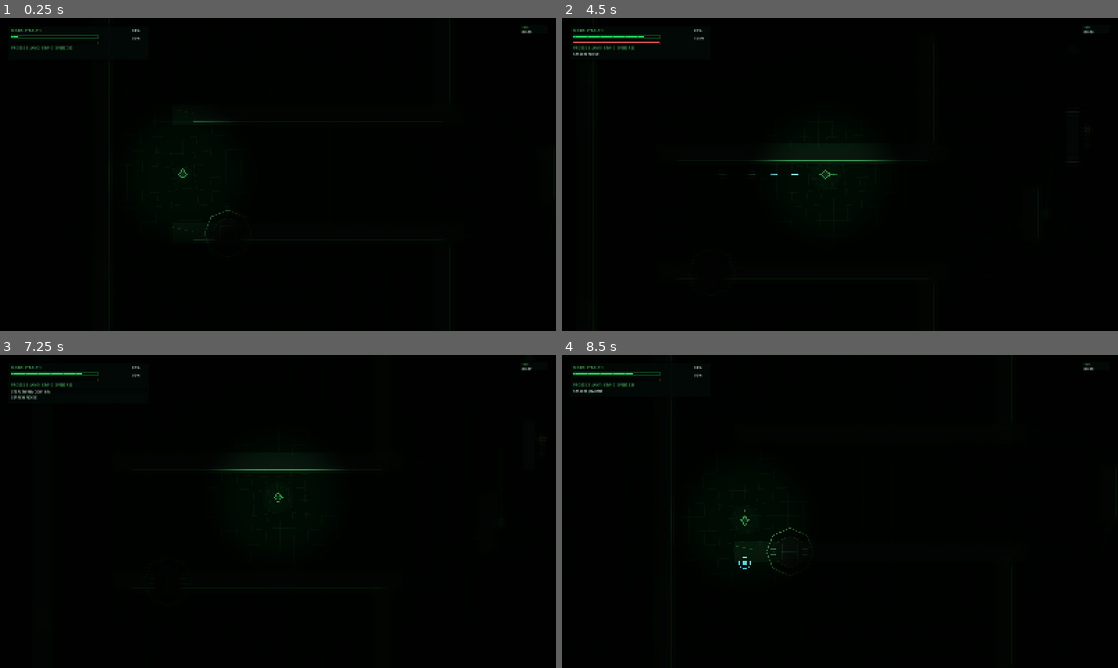
Above: before the commit, frames 1-4 (two rows, left to right).
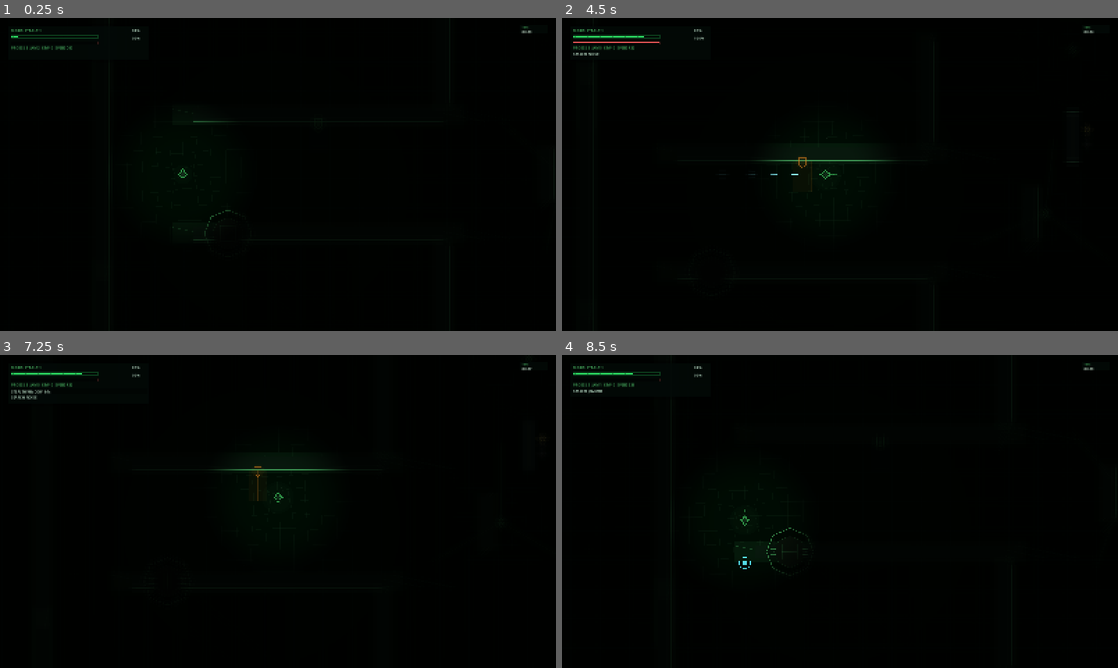
Above: after the commit, the same moments.

Repository: weeksdev/signal_dark
Game: Godot game, scene res://src/world/World04.tscn
Two runs of this game, one before a commit and one after it. Both use one fixed random seed, a clock stepped at 60 frames per second and the inputs below. This scene is started directly instead of the project's main scene. Sound files missing from this copy of the repository are replaced by a short silence.
Inputs (mouse positions are in pixels of both pictures, inside the frame that each line leads up to):
- Up to frame 1 (0.25 s): no input
- Up to frame 2 (4.5 s): tap Enter at 0.5 s; move the mouse to (962, 158) at 0.52 s; hold D (move_right) 0.53-1.28 s; hold E (suppress) 0.53-1.28 s; tap C (emp) at 0.6, 1.55, 2.85 s; move the mouse to (728, 190) at 1.27 s; hold S (move_down) 1.28-2.03 s; tap E (suppress) at 1.35, 2.3, 3.8 s; move the mouse to (895, 105) at 2.02 s; hold D (move_right) 2.03-2.78 s; hold Space (boost) 2.03-2.78 s; move the mouse to (812, 237) at 2.77 s; hold W (move_up) 2.78-3.53 s; move the mouse to (1006, 221) at 3.52 s; press the mouse at (1006, 221) at 3.53 s; hold A (move_left) from 3.53 s (still down); move the mouse to (673, 127) at 4.27 s; release the mouse at (673, 127) at 4.28 s; tap F (hack) at 4.35 s
- Up to frame 3 (7.25 s): tap C (emp) at 4.55, 6.05 s; move the mouse to (305, 511) at 5.02 s; release A (move_left) at 5.03 s; hold S (move_down) 5.03-5.78 s; hold E (suppress) 5.03-5.78 s; tap J (hack_a) at 5.1 s; move the mouse to (194, 433) at 5.77 s; hold D (move_right) 5.78-6.53 s; tap K (hack_b) at 5.85 s; move the mouse to (400, 495) at 6.52 s; hold W (move_up) from 6.53 s (still down); hold E (suppress) from 6.53 s (still down); tap U (hack_x) at 6.6 s
- Up to frame 4 (8.5 s): tap R (restart) at 7.25, 8 s; move the mouse to (728, 527) at 7.27 s; release W (move_up) at 7.28 s; release E (suppress) at 7.28 s; hold D (move_right) 7.28-8.03 s; tap I (hack_y) at 7.35 s; tap C (emp) at 7.55 s; move the mouse to (895, 442) at 8.02 s; hold S (move_down) from 8.03 s (still down); hold Q (probe) from 8.03 s (still down); tap E (suppress) at 8.3 s

The runs differ from the first frame. In frame 2, less than 0.1% of the frame differs, in the area x 42-45%, y 44-56%; in frame 3, less than 0.1%; in frame 4, less than 0.1%.

Commit message:
Add wall sensor anti-wall-hug enemies

Diff:
--- a/src/arcade/EncounterPlacer.gd
+++ b/src/arcade/EncounterPlacer.gd
@@ -10,6 +10,7 @@
 const WISP_SCENE        := preload("res://src/enemies/Wisp.tscn")
 const PRISM_SCENE       := preload("res://src/enemies/Prism.tscn")
 const WARPMINE_SCENE    := preload("res://src/enemies/WarpMine.tscn")
+const WALL_SENSOR_SCENE := preload("res://src/enemies/WallSensor.tscn")
 const DARK_POCKET_SCENE := preload("res://src/terrain/DarkPocket.tscn")
 const GATELOCK_SCENE    := preload("res://src/terrain/GateLock.tscn")
 
@@ -79,6 +80,7 @@
 
 		var pocket_positions := _place_dark_pockets(world, rect, node, doorways, first_combat_room, floor_index, rng)
 		_place_enemies(world, rect, node, types, template, doorways, pocket_positions, rng)
+		_place_wall_sensors(world, rect, node, doorways, pocket_positions, rng)
 		first_combat_room = false
 
 	_place_gatelocks(world, graph, node_rects, node_cells, floor_index, rng)
@@ -367,6 +369,46 @@
 	var enemy: Node2D = scene.instantiate()
 	enemy.position = pos
 	world.register_spawned_enemy(enemy)
+
+
+func _spawn_wall_sensor(world: Node2D, pos: Vector2, facing_rotation: float) -> void:
+	var sensor: Node2D = WALL_SENSOR_SCENE.instantiate()
+	sensor.position = pos
+	sensor.rotation = facing_rotation
+	world.register_spawned_enemy(sensor)
+
+
+func _place_wall_sensors(world: Node2D, rect: Rect2, node, doorways: Array, blocked_positions: Array, rng) -> void:
+	var chance := 0
+	match node.type:
+		ZoneGraph.NodeType.CORRIDOR:
+			chance = 58
+		ZoneGraph.NodeType.SETPIECE_ROOM:
+			chance = 62
+		ZoneGraph.NodeType.BRANCH_ROOM:
+			chance = 34
+		_:
+			chance = 42
+	match ArcadeState.difficulty:
+		ArcadeState.Difficulty.EASY:
+			chance = maxi(chance - 18, 8)
+		ArcadeState.Difficulty.HARDCORE:
+			chance = mini(chance + 18, 90)
+	if rng.randi() % 100 >= chance:
+		return
+	var count := 1
+	if ArcadeState.difficulty == ArcadeState.Difficulty.HARDCORE and node.type != ZoneGraph.NodeType.BRANCH_ROOM and rng.randi() % 100 < 35:
+		count = 2
+	var candidates := _wall_sensor_candidates(rect, node, doorways, blocked_positions)
+	if candidates.is_empty():
+		return
+	for _i in range(count):
+		if candidates.is_empty():
+			break
+		var pick_index: int = rng.randi() % candidates.size()
+		var data: Dictionary = candidates[pick_index]
+		candidates.remove_at(pick_index)
+		_spawn_wall_sensor(world, data["position"], data["rotation"])
 
 
 func _spawn_sweeper(world: Node2D, pos: Vector2, room_rect: Rect2, node, doorways: Array) -> void:
@@ -532,6 +574,50 @@
 	if choke_indices.is_empty():
 		choke_indices = [0, 4]
 	return _finalize_wisp_layout(points, choke_indices, int(choke_indices[0]), posmod(int(choke_indices[0]) + 4, points.size()))
+
+
+func _wall_sensor_candidates(rect: Rect2, node, doorways: Array, blocked_positions: Array) -> Array:
+	var inner := rect.grow(-26.0)
+	var candidates: Array = []
+	var fractions: Array = [0.34, 0.66]
+	var horizontal_corridor: bool = node.type == ZoneGraph.NodeType.CORRIDOR and _corridor_is_horizontal(doorways, inner)
+	var allowed_sides: Array = []
+	if node.type == ZoneGraph.NodeType.CORRIDOR:
+		allowed_sides = ["top", "bottom"] if horizontal_corridor else ["left", "right"]
+	else:
+		allowed_sides = ["left", "top", "right", "bottom"]
+	for side in allowed_sides:
+		for fraction in fractions:
+			var candidate := _wall_sensor_candidate_for_side(inner, side, float(fraction))
+			if not _wall_sensor_candidate_clear(candidate["position"], side, rect, doorways, blocked_positions):
+				continue
+			candidates.append(candidate)
+	return candidates
+
+
+func _wall_sensor_candidate_for_side(inner: Rect2, side: String, fraction: float) -> Dictionary:
+	match side:
+		"left":
+			return {"position": Vector2(inner.position.x + 10.0, lerpf(inner.position.y + 32.0, inner.end.y - 32.0, fraction)), "rotation": 0.0}
+		"right":
+			return {"position": Vector2(inner.end.x - 10.0, lerpf(inner.position.y + 32.0, inner.end.y - 32.0, fraction)), "rotation": PI}
+		"top":
+			return {"position": Vector2(lerpf(inner.position.x + 32.0, inner.end.x - 32.0, fraction), inner.position.y + 10.0), "rotation": PI * 0.5}
+		_:
+			return {"position": Vector2(lerpf(inner.position.x + 32.0, inner.end.x - 32.0, fraction), inner.end.y - 10.0), "rotation": -PI * 0.5}
+
+
+func _wall_sensor_candidate_clear(pos: Vector2, side: String, rect: Rect2, doorways: Array, blocked_positions: Array) -> bool:
+	for doorway in doorways:
+		var point: Vector2 = doorway
+		if _nearest_rect_side(point, rect) != side:
+			continue
+		if pos.distance_to(point) < DOORWAY_CLEAR * 0.78:
+			return false
+	for blocked in blocked_positions:
+		if pos.distance_to(blocked) < POCKET_ENEMY_CLEAR:
+			return false
+	return true
 
 func _build_wisp_patrol_layout(inner: Rect2, center: Vector2, doorways: Array, node_type: int) -> Dictionary:
 	match node_type:
--- /dev/null
+++ b/src/enemies/WallSensor.gd
@@ -0,0 +1,131 @@
+extends "res://src/enemies/BaseEnemy.gd"
+
+const EXPLOSION_SCENE := preload("res://src/fx/ExplosionBurst.tscn")
+
+@export var signature_color := Color("ffd95a")
+@export var sensor_depth: float = 86.0
+@export var sensor_width: float = 54.0
+@export var immediate_alert_depth: float = 16.0
+@export var suppress_range: float = 0.0
+
+const SUSPICION_DECAY := 0.58
+const ALERT_HOLD_SECONDS := 2.35
+
+
+func _ready() -> void:
+	super._ready()
+	facing_vector = Vector2.RIGHT.rotated(rotation).normalized()
+
+
+func _physics_process(delta: float) -> void:
+	if not is_alive:
+		return
+	if tick_emp_disabled(delta):
+		queue_redraw()
+		return
+	if tick_support_state(delta):
+		queue_redraw()
+		return
+	tick_alert_state(delta, SUSPICION_DECAY)
+	if combat_active:
+		queue_redraw()
+		return
+	_check_detection()
+	queue_redraw()
+
+
+func activate_for_combat(target_ship: Node2D) -> void:
+	super.activate_for_combat(target_ship)
+
+
+func deactivate_to_stealth() -> void:
+	combat_active = false
+	ship = null
+	clear_alert_state()
+
+
+func can_be_suppressed_by(_ship_node: Node2D) -> bool:
+	return false
+
+
+func take_damage(silent: bool, _hit_origin: Vector2 = Vector2.ZERO) -> void:
+	if not is_alive:
+		return
+	is_alive = false
+	_spawn_burst(silent)
+	killed.emit(self, silent)
+	queue_free()
+
+
+func _check_detection() -> void:
+	var player := get_tree().get_first_node_in_group("player_ship")
+	if player == null:
+		return
+	if player.in_dark_pocket:
+		_suspicion = 0.0
+		return
+	if should_suppress_detection_of(player):
+		_suspicion = 0.0
+		return
+	if world_is_point_jammed(global_position) or world_is_point_jammed(player.global_position):
+		_suspicion = 0.0
+		return
+
+	var local_player := to_local(player.global_position)
+	var half_width := sensor_width * 0.5
+	if local_player.x < 0.0 or local_player.x > sensor_depth:
+		return
+	if absf(local_player.y) > half_width:
+		return
+	if is_world_line_blocked(global_position, player.global_position, [get_rid()]):
+		return
+
+	var normalized_depth := 1.0 - (local_player.x / maxf(sensor_depth, 1.0))
+	var local_velocity: Vector2 = player.velocity.rotated(-rotation)
+	var parallel_speed := clampf(absf(local_velocity.y) / maxf(player.max_speed, 1.0), 0.0, 1.0)
+	var risk: float = normalized_depth * (0.18 + parallel_speed * 0.82 + player.get_effective_emission() * 2.0)
+	if player.dark_mode:
+		risk *= 0.7
+	if world_is_search_active():
+		risk *= 1.08
+
+	if local_player.x <= immediate_alert_depth and risk > 0.18:
+		_begin_alert()
+		return
+	if add_suspicion(risk * 0.016):
+		_begin_alert()
+
+
+func _begin_alert() -> void:
+	begin_alert_state(ALERT_HOLD_SECONDS)
+
+
+func _update_palette() -> void:
+	body_polygon.color = enemy_state_fill(signature_color, 0.06 if not AlertSystem.combat_mode else 0.12)
+	outline.default_color = enemy_state_outline()
+	outline.width = 2.1
+
+
+func _on_mode_changed(_in_combat: bool) -> void:
+	_update_palette()
+
+
+func _draw() -> void:
+	var c := outline.default_color
+	var field_alpha := 0.04 if not combat_active else 0.08
+	draw_rect(Rect2(0.0, -sensor_width * 0.5, sensor_depth, sensor_width), Color(c.r, c.g, c.b, field_alpha), true)
+	draw_line(Vector2.ZERO, Vector2(sensor_depth, 0.0), Color(c.r, c.g, c.b, 0.22), 1.6)
+	draw_line(Vector2(0.0, -sensor_width * 0.5), Vector2(sensor_depth, -sensor_width * 0.5), Color(c.r, c.g, c.b, 0.12), 1.0)
+	draw_line(Vector2(0.0, sensor_width * 0.5), Vector2(sensor_depth, sensor_width * 0.5), Color(c.r, c.g, c.b, 0.12), 1.0)
+	draw_circle(Vector2.ZERO, 18.0, Color(c.r, c.g, c.b, 0.05))
+	draw_alert_marker()
+	draw_suspicion_arc(24.0)
+	draw_emp_disabled_effect(28.0)
+
+
+func _spawn_burst(silent: bool) -> void:
+	var burst = EXPLOSION_SCENE.instantiate()
+	burst.global_position = global_position
+	burst.combat_mode = AlertSystem.combat_mode and not silent
+	burst.signature_color = signature_color
+	add_effect_to_world(burst)
--- /dev/null
+++ b/src/enemies/WallSensor.tscn
@@ -0,0 +1,22 @@
+[gd_scene load_steps=3 format=3]
+
+[ext_resource type="Script" path="res://src/enemies/WallSensor.gd" id="1"]
+
+[sub_resource type="CircleShape2D" id="1"]
+radius = 12.0
+
+[node name="WallSensor" type="CharacterBody2D"]
+collision_layer = 2
+collision_mask = 4
+script = ExtResource("1")
+
+[node name="CollisionShape2D" type="CollisionShape2D" parent="."]
+shape = SubResource("1")
+
+[node name="Body" type="Polygon2D" parent="."]
+polygon = PackedVector2Array(-12, -10, 10, -10, 16, 0, 10, 10, -12, 10)
+
+[node name="Outline" type="Line2D" parent="."]
+width = 2.0
+closed = true
+points = PackedVector2Array(-12, -10, 10, -10, 16, 0, 10, 10, -12, 10)
--- a/src/world/World.tscn
+++ b/src/world/World.tscn
@@ -18,6 +18,7 @@
 [ext_resource type="AudioStreamWAV" path="res://audio/download_search_red_file_sprint_alt.wav" id="16"]
 [ext_resource type="AudioStreamWAV" path="res://audio/download_search_red_file_sprint_alt.wav" id="17"]
 [ext_resource type="AudioStreamWAV" path="res://audio/download_combat_red_wire_chase.wav" id="18"]
+[ext_resource type="PackedScene" path="res://src/enemies/WallSensor.tscn" id="19"]
 
 [node name="World" type="Node2D"]
 script = ExtResource("1")
@@ -431,3 +432,11 @@
 grow_vertical = 2
 mouse_filter = 2
 script = ExtResource("15")
+
+[node name="WallSensorA" parent="." instance=ExtResource("19")]
+position = Vector2(800, 1074)
+rotation = 1.5708
+
+[node name="WallSensorB" parent="." instance=ExtResource("19")]
+position = Vector2(1200, 1772)
+rotation = -1.5708
--- a/src/world/World02.tscn
+++ b/src/world/World02.tscn
@@ -15,6 +15,7 @@
 [ext_resource type="PackedScene" path="res://src/world/ExitZone.tscn" id="13"]
 [ext_resource type="Script" path="res://src/ui/ZoneCompleteOverlay.gd" id="14"]
 [ext_resource type="Script" path="res://src/ui/GameOverOverlay.gd" id="15"]
+[ext_resource type="PackedScene" path="res://src/enemies/WallSensor.tscn" id="16"]
 
 [node name="World02" type="Node2D"]
 script = ExtResource("1")
@@ -449,3 +450,11 @@
 grow_vertical = 2
 mouse_filter = 2
 script = ExtResource("15")
+
+[node name="WallSensorA" parent="." instance=ExtResource("16")]
+position = Vector2(870, 1082)
+rotation = 1.5708
+
+[node name="WallSensorB" parent="." instance=ExtResource("16")]
+position = Vector2(2170, 1278)
+rotation = -1.5708
--- a/src/world/World03.tscn
+++ b/src/world/World03.tscn
@@ -16,6 +16,7 @@
 [ext_resource type="Script" path="res://src/ui/ZoneCompleteOverlay.gd" id="14"]
 [ext_resource type="Script" path="res://src/ui/GameOverOverlay.gd" id="15"]
 [ext_resource type="PackedScene" path="res://src/enemies/Prism.tscn" id="16"]
+[ext_resource type="PackedScene" path="res://src/enemies/WallSensor.tscn" id="17"]
 
 [node name="World03" type="Node2D"]
 script = ExtResource("1")
@@ -460,3 +461,11 @@
 grow_vertical = 2
 mouse_filter = 2
 script = ExtResource("15")
+
+[node name="WallSensorA" parent="." instance=ExtResource("17")]
+position = Vector2(1600, 1002)
+rotation = 1.5708
+
+[node name="WallSensorB" parent="." instance=ExtResource("17")]
+position = Vector2(1600, 1698)
+rotation = -1.5708
--- a/src/world/World04.tscn
+++ b/src/world/World04.tscn
@@ -18,6 +18,7 @@
 [ext_resource type="PackedScene" path="res://src/enemies/Prism.tscn" id="16"]
 [ext_resource type="PackedScene" path="res://src/terrain/GateLock.tscn" id="17"]
 [ext_resource type="PackedScene" path="res://src/enemies/WarpMine.tscn" id="18"]
+[ext_resource type="PackedScene" path="res://src/enemies/WallSensor.tscn" id="19"]
 
 [node name="World04" type="Node2D"]
 script = ExtResource("1")
@@ -366,3 +367,11 @@
 grow_vertical = 2
 mouse_filter = 2
 script = ExtResource("15")
+
+[node name="WallSensorA" parent="." instance=ExtResource("19")]
+position = Vector2(820, 1282)
+rotation = 1.5708
+
+[node name="WallSensorB" parent="." instance=ExtResource("19")]
+position = Vector2(1780, 782)
+rotation = 1.5708
Not shown: 1 places in src/world/World.tscn that only renumber resources
Not shown: 1 places in src/world/World02.tscn that only renumber resources
Not shown: 1 places in src/world/World03.tscn that only renumber resources
Not shown: 1 places in src/world/World04.tscn that only renumber resources
Not shown, changed: .debug/runtime_debug.log
